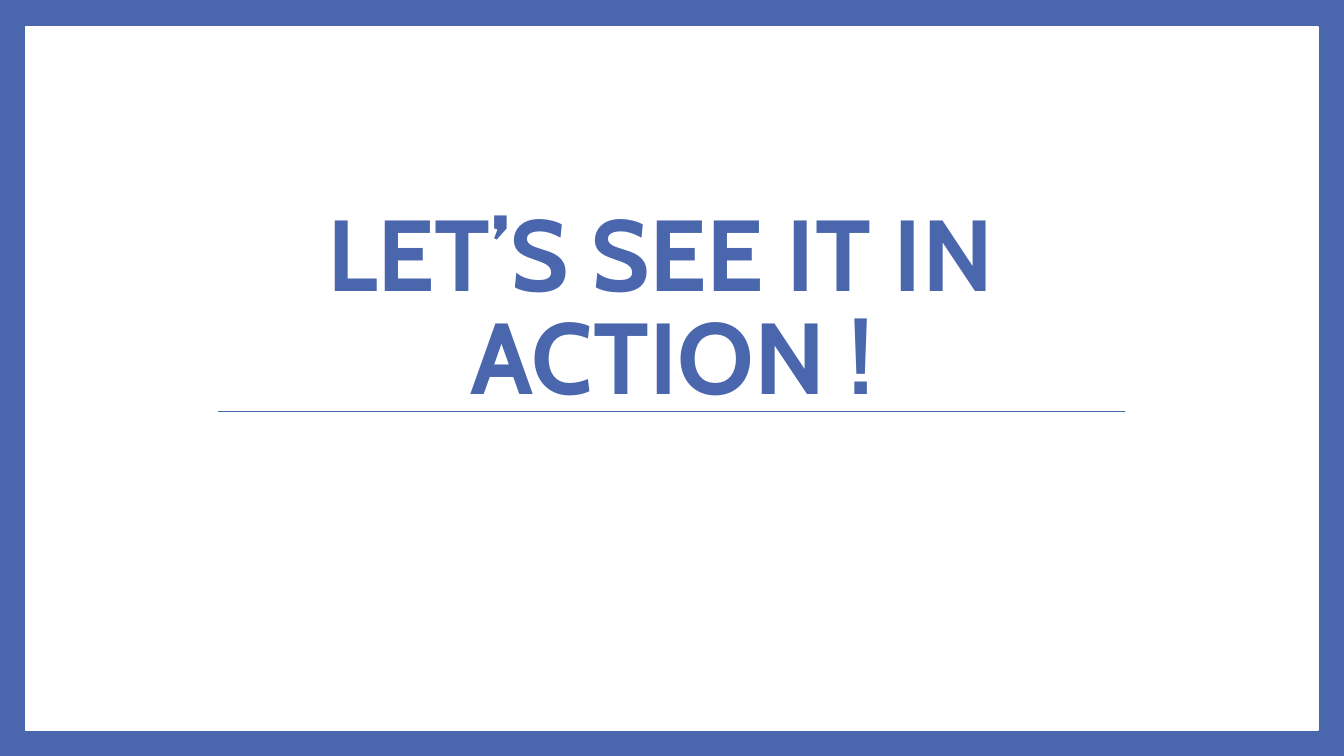
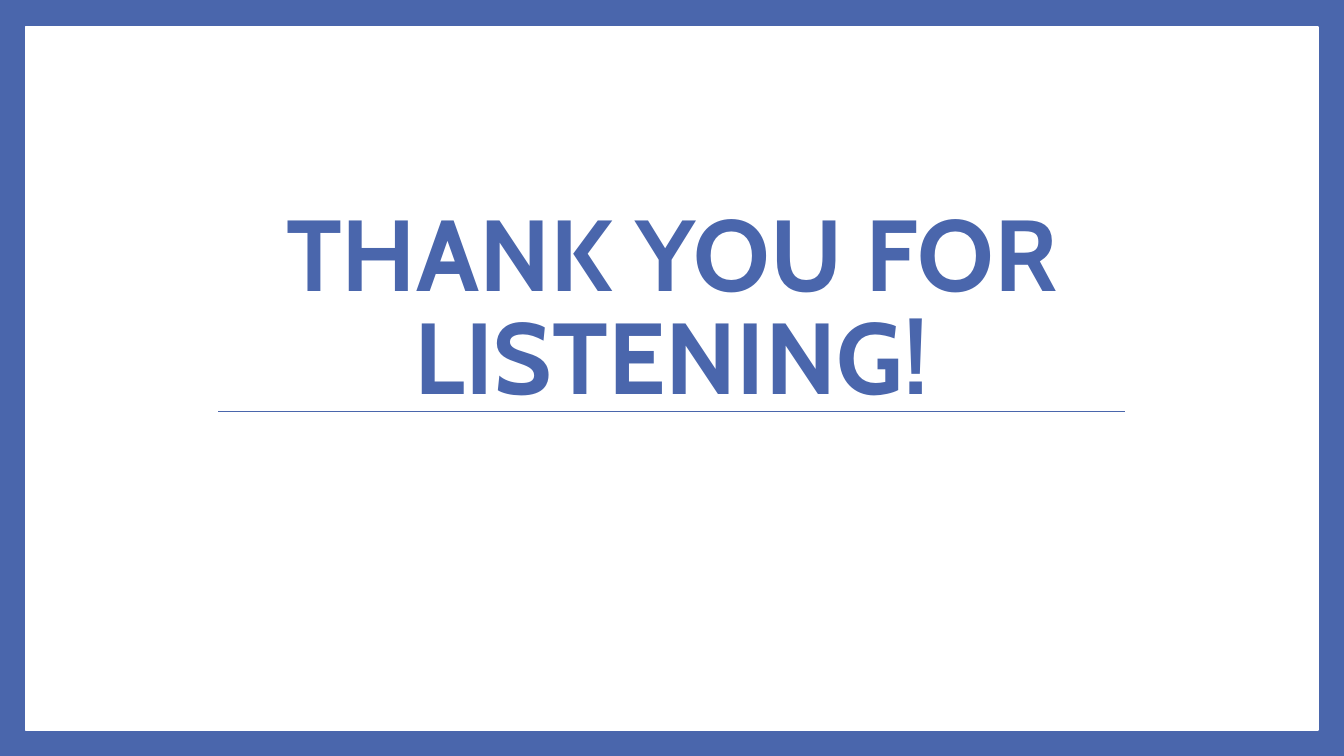
Before and after one commit to MaximSpeczyk/IoT-FPGA, a slide deck: slide 13 of HardwareEngineering/Presentation/hardwarePresentation_teamH.pptx. Drawn at 1344x756 pixels with LibreOffice and Linux fonts; fonts in the diff are those of the drawing. Boxes give left, top, right and bottom in pixels: in the first picture for what was removed or moved away, otherwise in the second. Text is boxed around its words. In the diff, an @@ line names an element or a change of style, - is before the commit and + after.

```diff
--- a/HardwareEngineering/Presentation/hardwarePresentation_teamH.pptx
+++ b/HardwareEngineering/Presentation/hardwarePresentation_teamH.pptx
@@ title at (x1=286, y1=219, x2=1057, y2=412): text changed @@
-LET’S SEE IT IN
-ACTION !
+THANK YOU FOR LISTENING!
```
Also in this commit, not shown: 5 other files.
